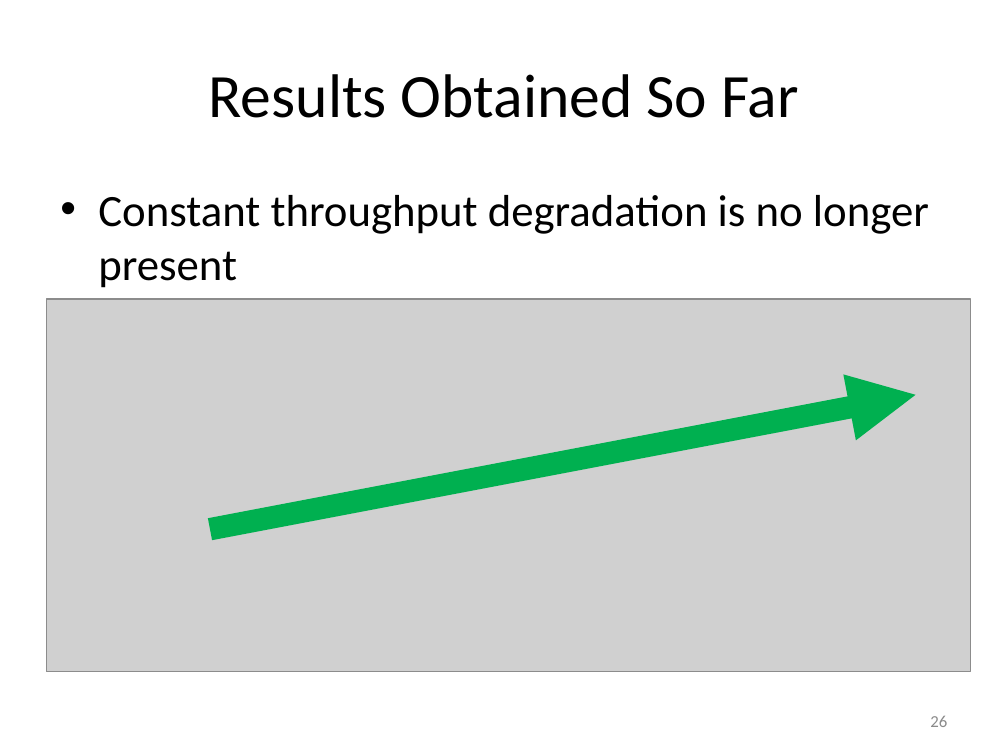
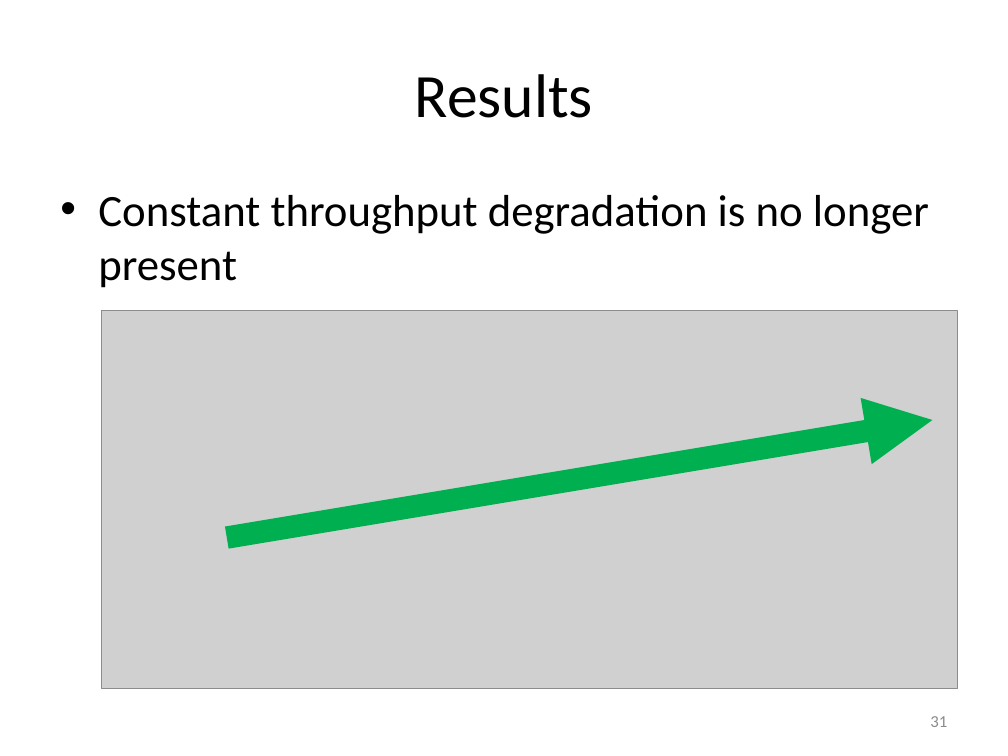
Before and after one commit to takhandipu/MSThesisPresentation, a slide deck: slide 31 of draft.pptx (slide 26 before the commit). Drawn at 1008x756 pixels with LibreOffice and Linux fonts; fonts in the diff are those of the drawing; grey boxes stand for pictures. Boxes give left, top, right and bottom in pixels: in the first picture for what was removed or moved away, otherwise in the second. Text is boxed around its words. In the diff, an @@ line names an element or a change of style, - is before the commit and + after.

```diff
--- a/draft.pptx
+++ b/draft.pptx
@@ title at box(415, 74, 593, 118): text changed @@
-Results Obtained So Far
+Results
@@ picture: place and size @@
-picture at box(46, 299, 971, 672)
+picture at box(101, 310, 958, 688)
@@ arrow moved from (210, 529) - (915, 395) to (227, 537) - (932, 420) @@
@@ page number at box(930, 716, 947, 727): text changed @@
-26
+31
```
Also in this commit, not shown: 8 other slides changed, 12 slides added, 7 slides removed, 2 other files.
